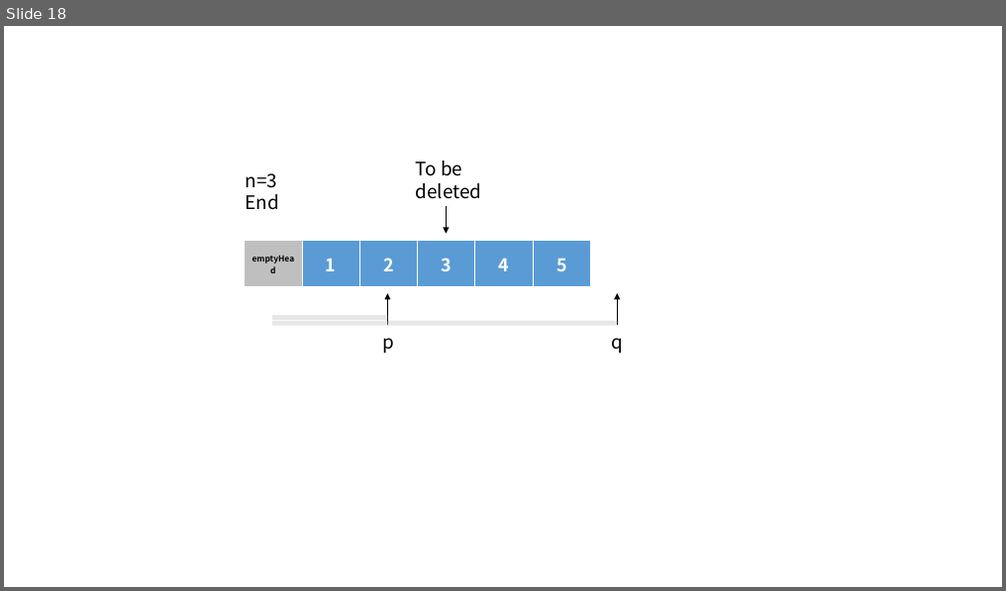
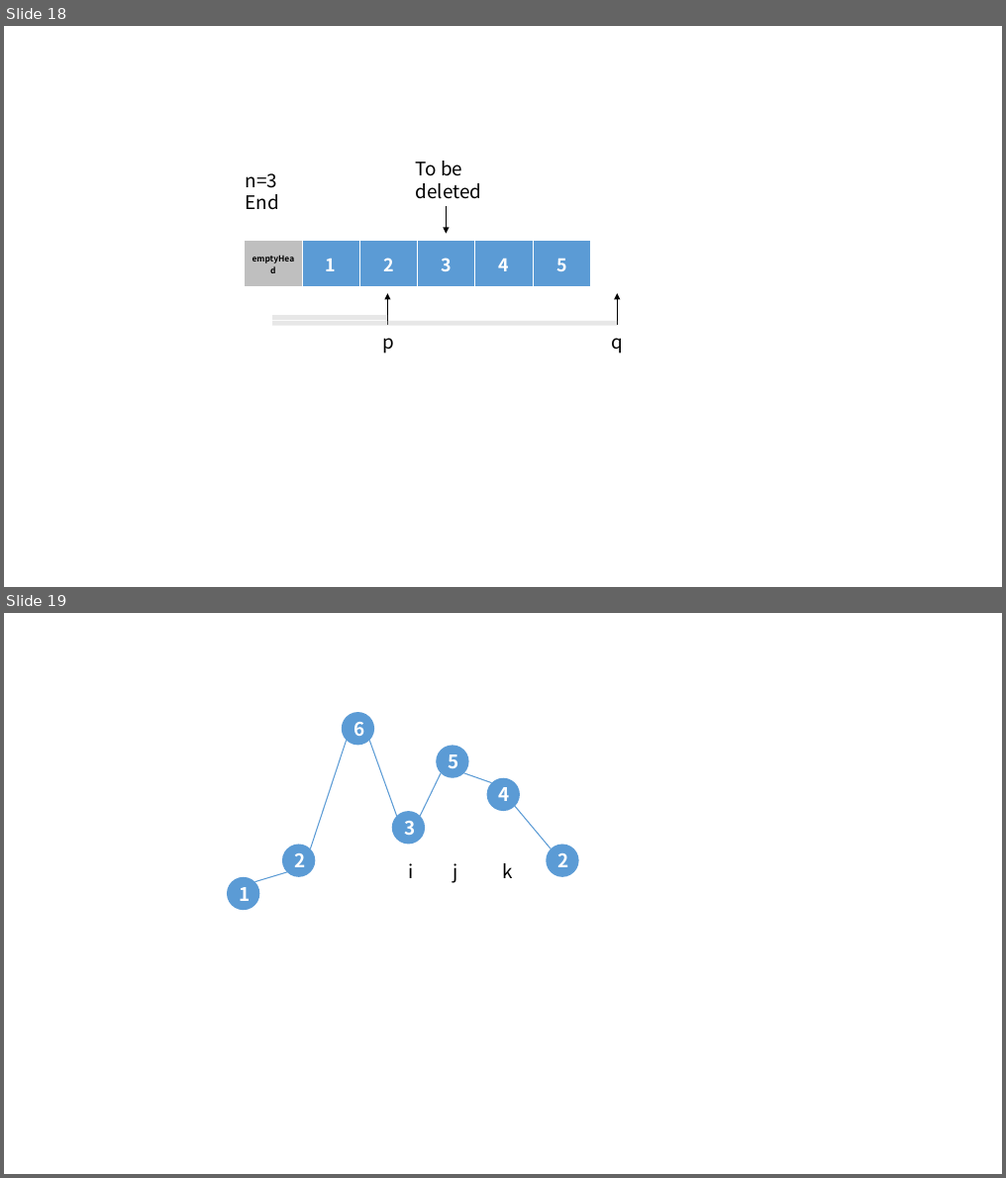
Before and after one commit to NeilJnDa/LeetCode, a slide deck: docs/Image.pptx. Shown one above the other, each under a label of ours: slide 18 before the commit, slides 18 and 19 after it. The pictures are 1006x591 and 1006x1178 pixels, drawn with LibreOffice and Linux fonts; fonts in the diff are those of the drawing. Boxes give left, top, right and bottom in pixels: in the first picture for what was removed or moved away, otherwise in the second. Text is boxed around its words. In the diff, an @@ line names an element or a change of style, - is before the commit and + after.

```diff
--- a/docs/Image.pptx
+++ b/docs/Image.pptx
@@ slide 19 added at [4, 613, 1002, 1174], background #FFFFFF @@
@@ ellipse added at [342, 712, 374, 745], fill #5B9BD5, 18 pt, text #FFFFFF, bold @@
+6
@@ line added from (310, 849) to (347, 741), #5B9BD5 1 pt @@
@@ line added from (369, 741) to (397, 816), #5B9BD5 1 pt @@
@@ ellipse added at [436, 745, 469, 777], fill #5B9BD5, 18 pt, text #FFFFFF, bold @@
+5
@@ line added from (420, 816) to (441, 773), #5B9BD5 1 pt @@
@@ line added from (464, 773) to (491, 783), #5B9BD5 1 pt @@
@@ ellipse added at [487, 778, 520, 811], fill #5B9BD5, 18 pt, text #FFFFFF, bold @@
+4
@@ ellipse added at [392, 811, 425, 845], fill #5B9BD5, 18 pt, text #FFFFFF, bold @@
+3
@@ line added from (515, 806) to (550, 849), #5B9BD5 1 pt @@
@@ ellipse added at [282, 845, 316, 877], fill #5B9BD5, 18 pt, text #FFFFFF, bold @@
+2
@@ ellipse added at [546, 845, 579, 877], fill #5B9BD5, 18 pt, text #FFFFFF, bold @@
+2
@@ ellipse added at [227, 877, 260, 910], fill #5B9BD5, 18 pt, text #FFFFFF, bold @@
+1
@@ line added from (254, 881) to (287, 872), #5B9BD5 1 pt @@
@@ text added at [408, 863, 413, 878], 18 pt, text #000000 @@
+i
@@ text added at [452, 863, 457, 883], 18 pt, text #000000 @@
+j
@@ text added at [503, 863, 513, 878], 18 pt, text #000000 @@
+k
```
Also in this commit, not shown: 2 other slides added, 5 other files.
